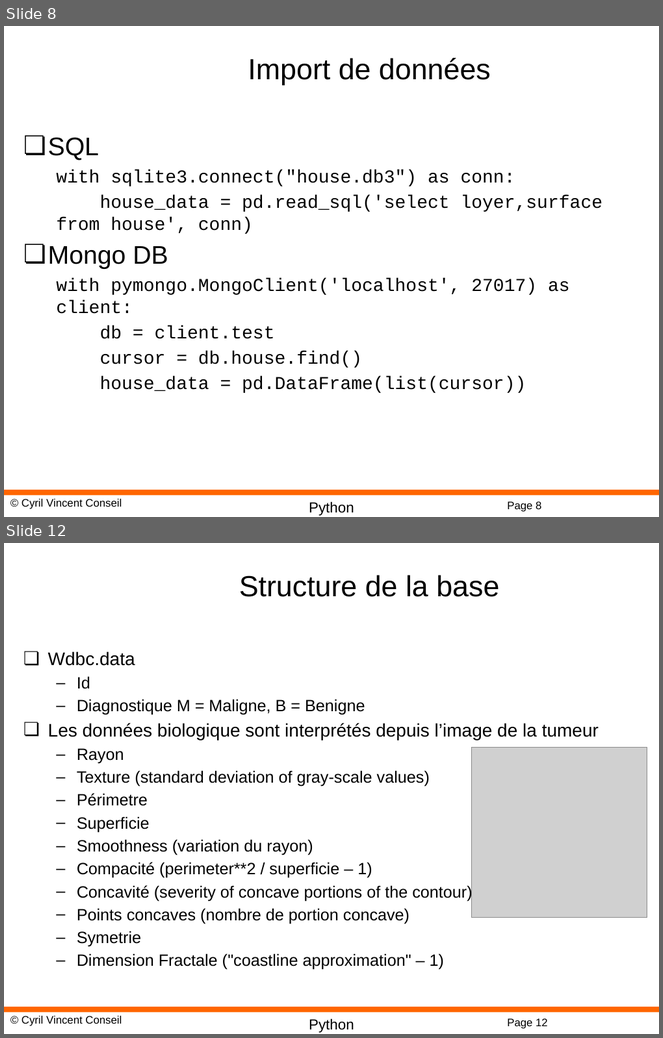
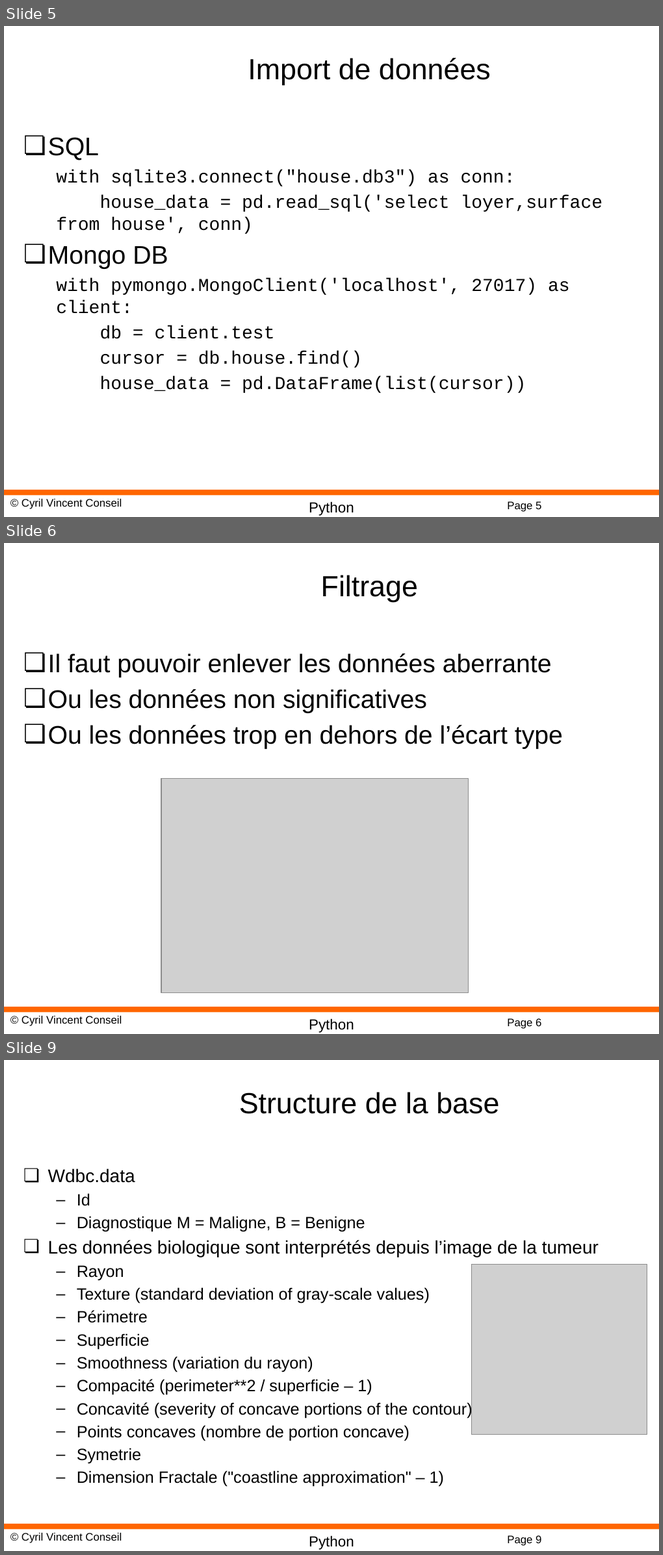
Before and after one commit to cyrilvincent/ML, a slide deck: PPT/MachineLearning12-Pandas.pptx. Shown one above the other, each under a label of ours: slides 8 and 12 before the commit, slides 5, 6 and 9 after it; the slides between them are not shown. The pictures are 663x1038 and 663x1555 pixels, drawn with LibreOffice and Linux fonts; fonts in the diff are those of the drawing; grey boxes stand for pictures; background and template pictures are left out. Boxes give left, top, right and bottom in pixels: in the first picture for what was removed or moved away, otherwise in the second. Text is boxed around its words. In the diff, an @@ line names an element or a change of style, - is before the commit and + after.

```diff
--- a/PPT/MachineLearning12-Pandas.pptx
+++ b/PPT/MachineLearning12-Pandas.pptx
@@ slide 6 added at (x1=4, y1=543, x2=659, y2=1034), background #FFFFFF; not listed: 4 template elements that a slide beside it also shows @@
@@ title added at (x1=321, y1=575, x2=418, y2=602), 32 pt, text #000000 @@
+Filtrage
@@ text added at (x1=48, y1=653, x2=563, y2=749), 28 pt, text #000000 @@
+❏ Il faut pouvoir enlever les données aberrante
+❏ Ou les données non significatives
+❏ Ou les données trop en dehors de l’écart type
@@ picture added at (x1=161, y1=778, x2=469, y2=993) @@
@@ what was slide 8 is now slide 5 @@
@@ page number at (x1=507, y1=502, x2=542, y2=512): text changed @@
-Page 8
+Page 5
@@ what was slide 12 is now slide 9 @@
@@ page number at (x1=507, y1=1536, x2=542, y2=1546): text changed @@
-Page 12
+Page 9
```
Also in this commit, not shown: 1 slide changed, 2 other slides added, 3 slides removed, 4 other files.
